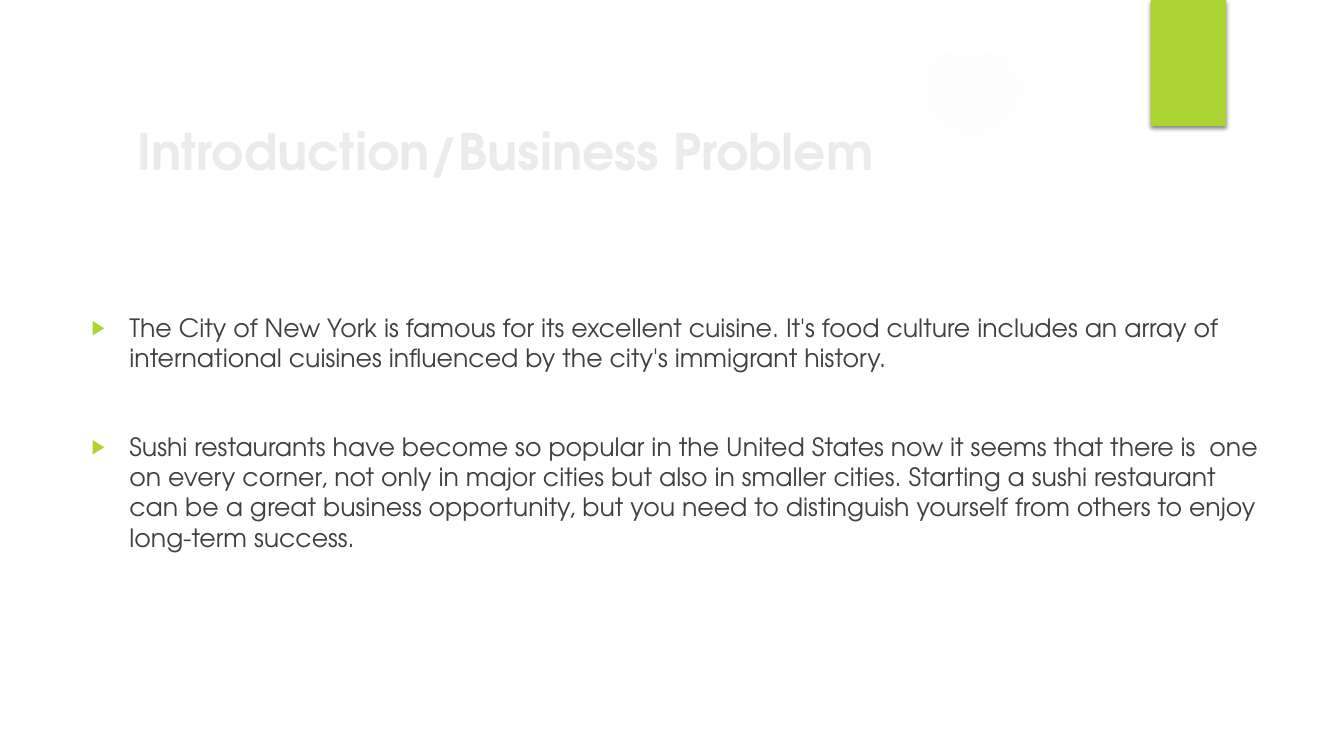
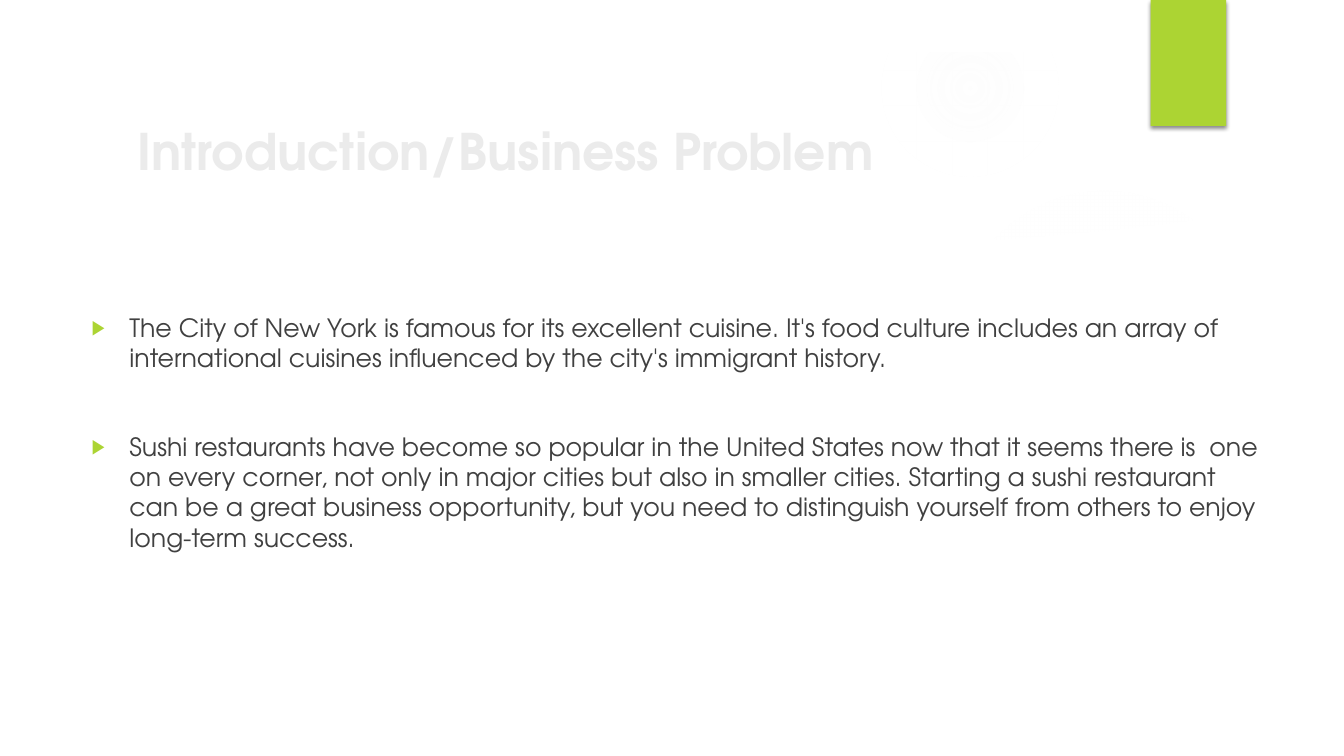
Before and after one commit to RaviTejaMandapati89/Github-and-IBM-Integration-capstone, a slide deck: slide 2 of project_presentation.pptx. Drawn at 1344x756 pixels with LibreOffice and Linux fonts; fonts in the diff are those of the drawing; background and template pictures are left out. Boxes give left, top, right and bottom in pixels: in the first picture for what was removed or moved away, otherwise in the second. Text is boxed around its words. In the diff, an @@ line names an element or a change of style, - is before the commit and + after.

```diff
--- a/project_presentation.pptx
+++ b/project_presentation.pptx
@@ text at [129,437,1257,553]: text changed @@
-▶ Sushi restaurants have become so popular in the United States now it seems that there is one on every corner, not only in major cities but also in smaller cities. Starting a sushi restaurant can be a great business opportunity, but you need to distinguish yourself from others to enjoy long-term success.
+▶ Sushi restaurants have become so popular in the United States now that it seems there is one on every corner, not only in major cities but also in smaller cities. Starting a sushi restaurant can be a great business opportunity, but you need to distinguish yourself from others to enjoy long-term success.
```
Also in this commit, not shown: 13 other slides changed.
